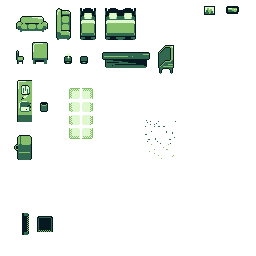
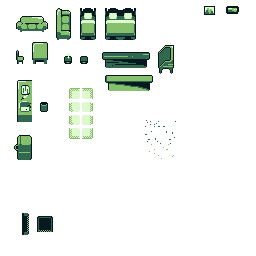
Revision of a layered (256, 256) image; what changed, layer by layer:
painted on "Layer 4" over (105, 75, 153, 91)
